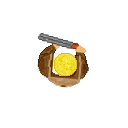
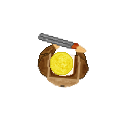
Layer changes from the first (128, 128) image to the second:
moved "Голова" above "Рюкзак", painted on it over [50, 52, 77, 76]
painted on "Рюкзак" over [47, 52, 82, 88]
